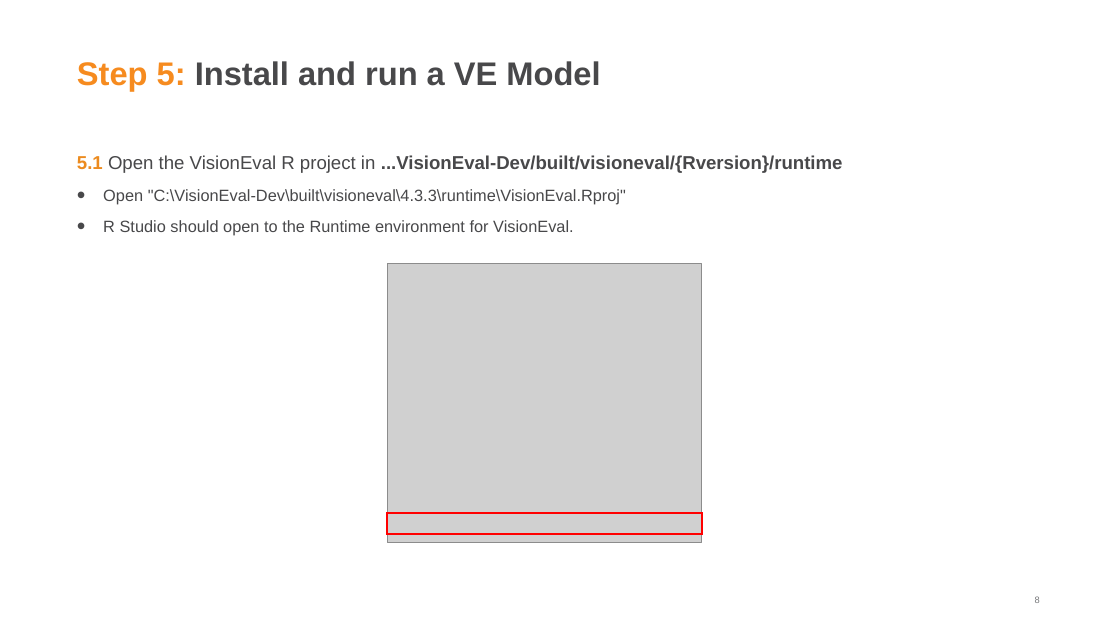
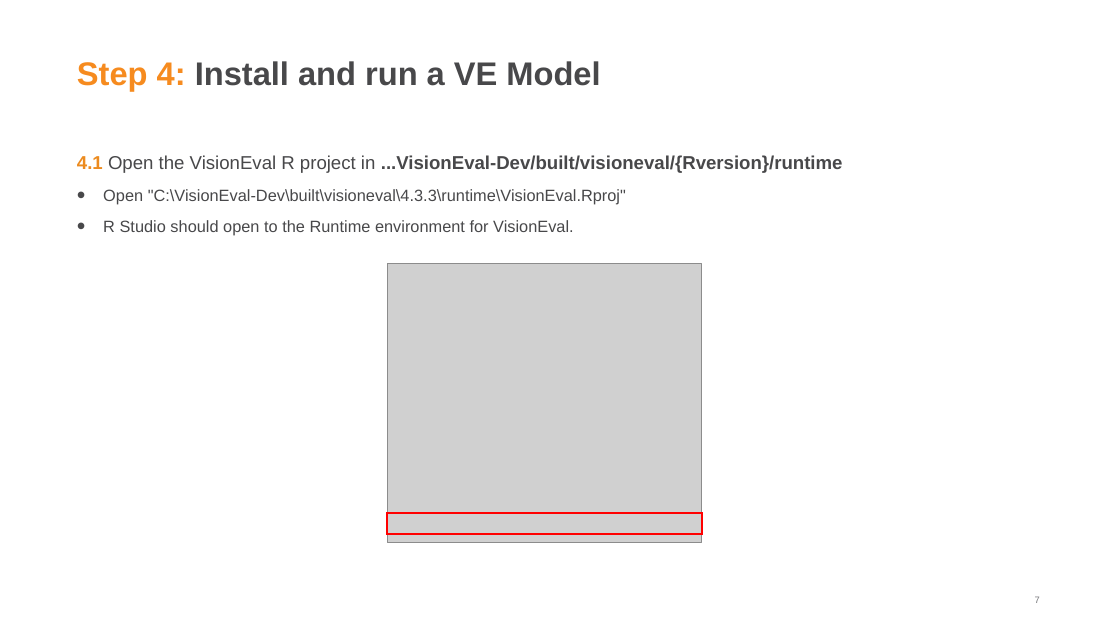
Before and after one commit to RSGInc/SJV-VE-Extras, a slide deck: slide 7 of SJV VE Extras Installation Guide.pptx (slide 8 before the commit). Drawn at 1120x630 pixels with LibreOffice and Linux fonts; fonts in the diff are those of the drawing; grey boxes stand for pictures; background and template pictures are left out. Boxes give left, top, right and bottom in pixels: in the first picture for what was removed or moved away, otherwise in the second. Text is boxed around its words. In the diff, an @@ line names an element or a change of style, - is before the commit and + after.

Commit message:
installation guide updates

```diff
--- a/SJV VE Extras Installation Guide.pptx
+++ b/SJV VE Extras Installation Guide.pptx
@@ title at <box>77,61,600,91</box>: text changed @@
-Step 5: Install and run a VE Model
+Step 4: Install and run a VE Model
@@ text at <box>77,155,843,173</box>: text changed @@
-5.1 Open the VisionEval R project in ...VisionEval-Dev/built/visioneval/{Rversion}/runtime
+4.1 Open the VisionEval R project in ...VisionEval-Dev/built/visioneval/{Rversion}/runtime
@@ page number at <box>1035,596,1040,603</box>: text changed @@
-8
+7
```
Also in this commit, not shown: 7 other slides changed, 1 slide added, 1 slide removed.
